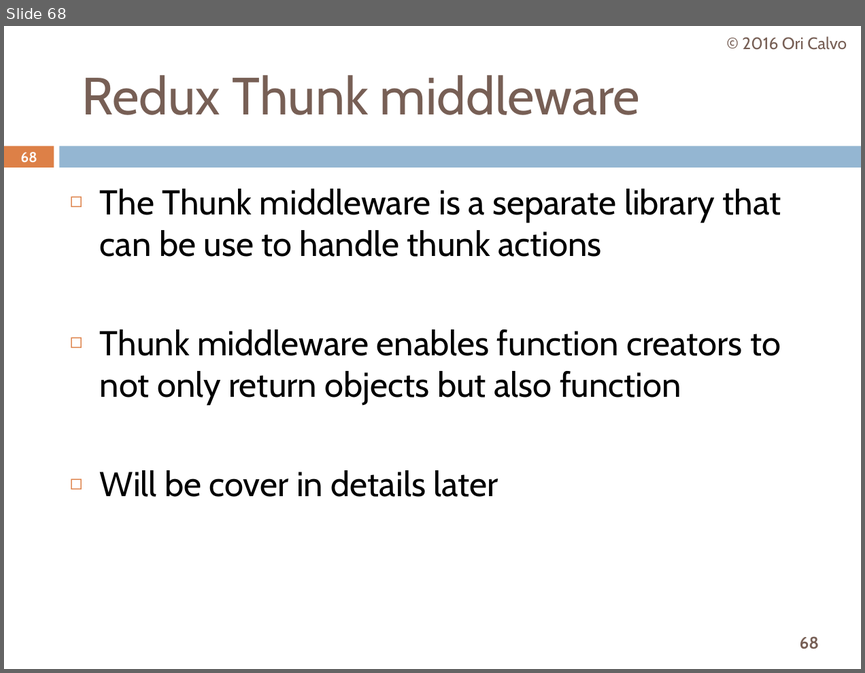
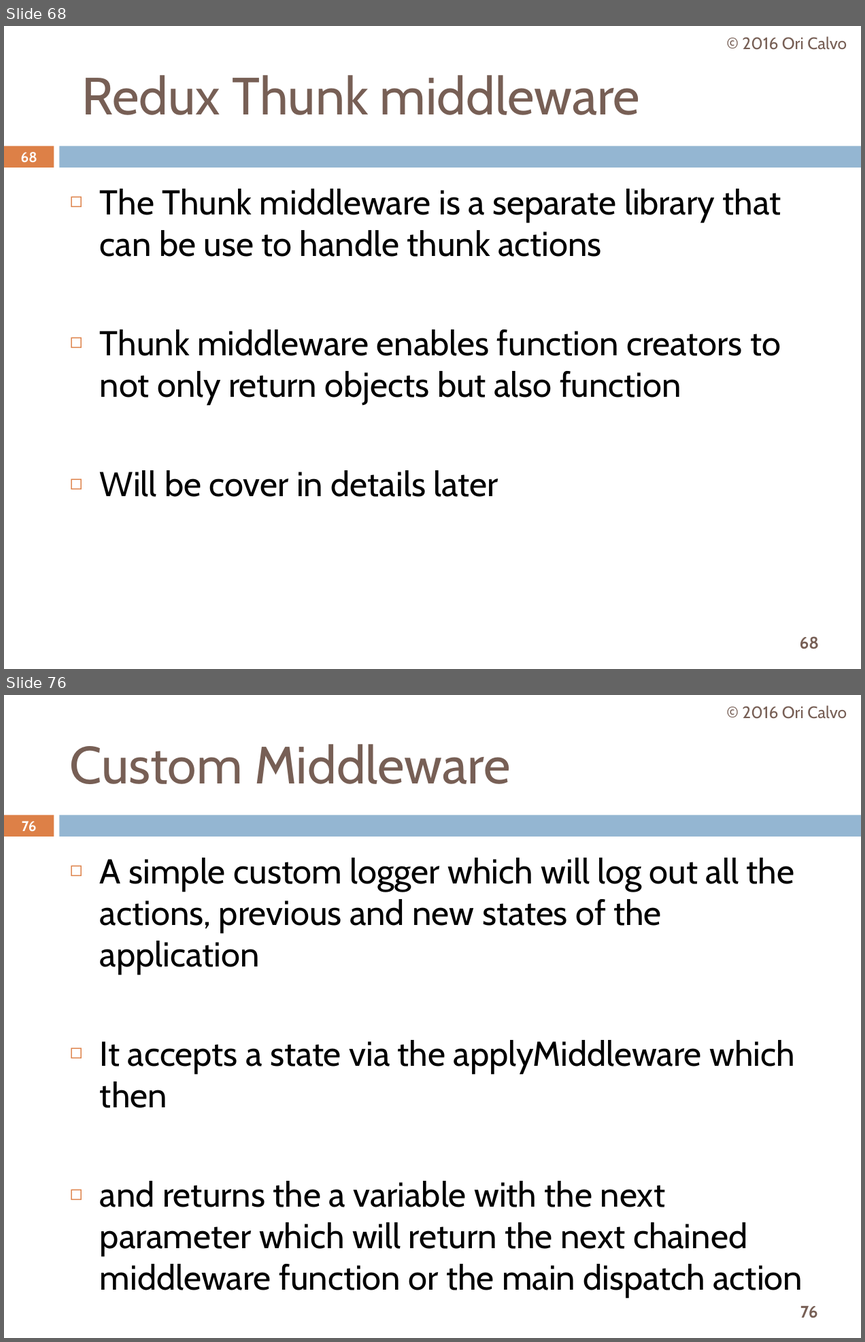
Before and after one commit to oricalvo/course-redux, a slide deck: Redux.pptx. Shown one above the other, each under a label of ours: slide 68 before the commit, slides 68 and 76 after it; the slides between them are not shown. The pictures are 865x673 and 865x1342 pixels, drawn with LibreOffice and Linux fonts; fonts in the diff are those of the drawing. Boxes give left, top, right and bottom in pixels: in the first picture for what was removed or moved away, otherwise in the second. Text is boxed around its words. In the diff, an @@ line names an element or a change of style, - is before the commit and + after.

```diff
--- a/Redux.pptx
+++ b/Redux.pptx
@@ slide 76 added at [4,695,861,1338], background #FFFFFF; not listed: 3 template elements that a slide beside it also shows @@
@@ text added at [742,705,847,719], 14 pt, text #775F55 @@
+© 2016 Ori Calvo
@@ title added at [70,744,510,784], 44 pt, text #775F55 @@
+Custom Middleware
@@ page number added at [22,821,37,832], 11.9 pt, text #FFFFFF, bold @@
+76
@@ text added at [100,858,803,1297], 29 pt, text #000000 @@
+◻ A simple custom logger which will log out all the actions, previous and new states of the application
+◻ It accepts a state via the applyMiddleware which then
+◻ and returns the a variable with the next parameter which will return the next chained middleware function or the main dispatch action
```
Also in this commit, not shown: 9 slides changed, 15 other slides added.
